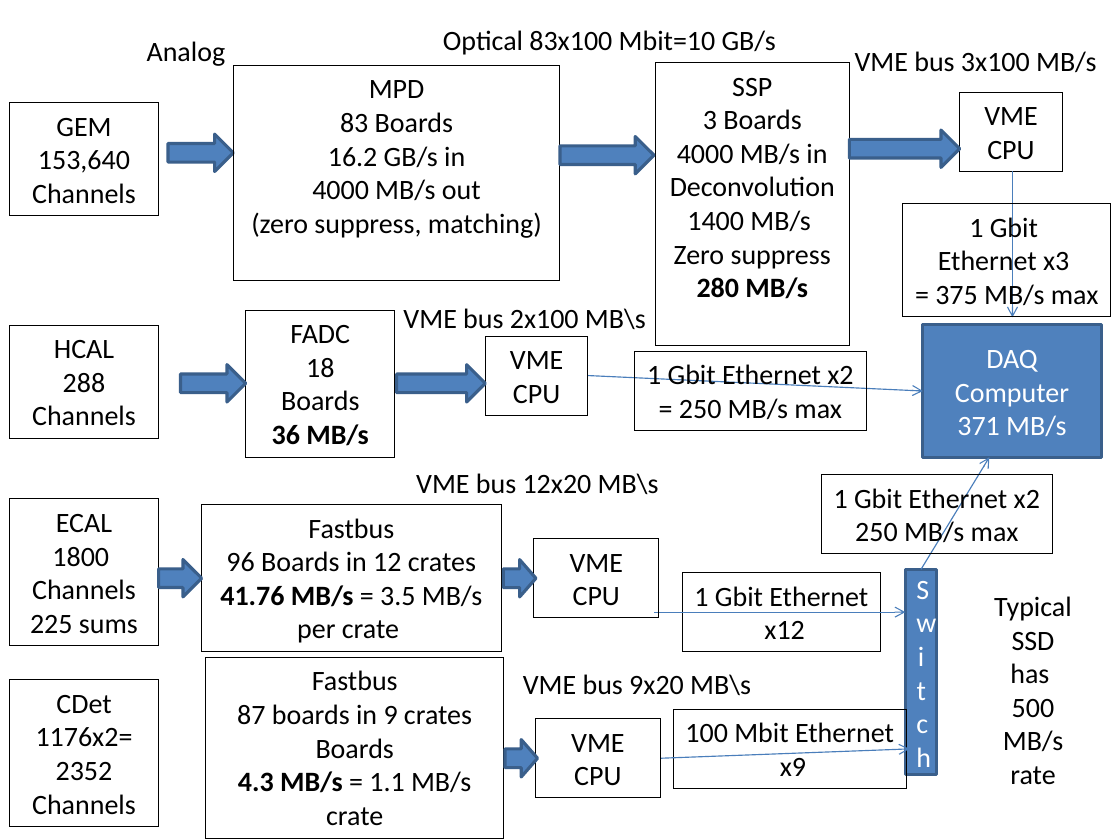
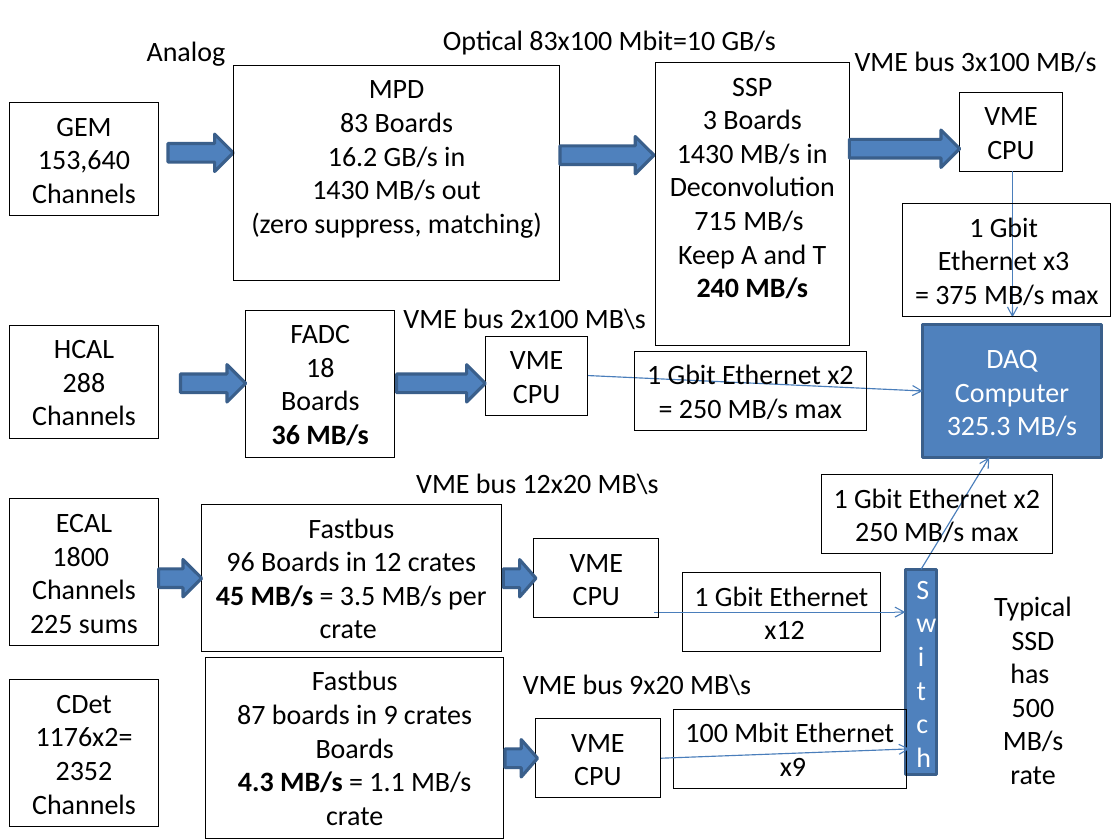
Before and after one commit to bmoffit/sbsdaq, a slide deck: slide 4 of 2015_DOE_Review/Dataflow.pptx (slide 5 before the commit). Drawn at 1120x840 pixels with LibreOffice and Linux fonts; fonts in the diff are those of the drawing. Boxes give left, top, right and bottom in pixels: in the first picture for what was removed or moved away, otherwise in the second. Text is boxed around its words. In the diff, an @@ line names an element or a change of style, - is before the commit and + after.

```diff
--- a/2015_DOE_Review/Dataflow.pptx
+++ b/2015_DOE_Review/Dataflow.pptx
@@ text in rectangle at [677,143,827,165]: text changed @@
-4000 MB/s in
+1430 MB/s in
@@ text in rectangle at [312,179,481,201]: text changed @@
-4000 MB/s out
+1430 MB/s out
@@ text in rectangle at [678,210,827,299]: text changed @@
-1400 MB/s
-Zero suppress
-280 MB/s
+715 MB/s
+Keep A and T
+240 MB/s
@@ text in rectangle at [947,415,1077,436]: text changed @@
-371 MB/s
+325.3 MB/s
@@ text in rectangle at [216,585,486,639]: text changed @@
-41.76 MB/s = 3.5 MB/s per crate
+45 MB/s = 3.5 MB/s per crate
```
Also in this commit, not shown: 6 other slides changed, 1 slide added, 1 slide removed, 1 other file.
